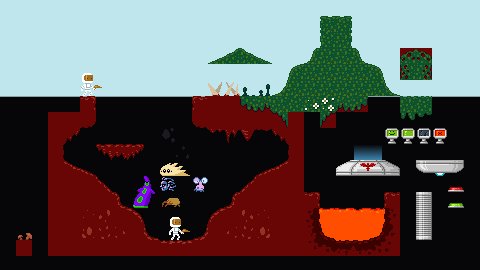
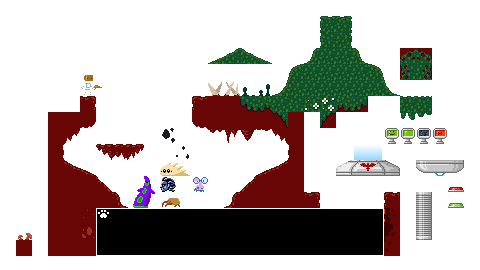
Revision of a layered (480, 270) image; what changed, layer by layer:
added layer "Layer #2" above "Layer #1" over bbox(96, 208, 384, 256)
hid "Background" over bbox(0, 0, 480, 270)